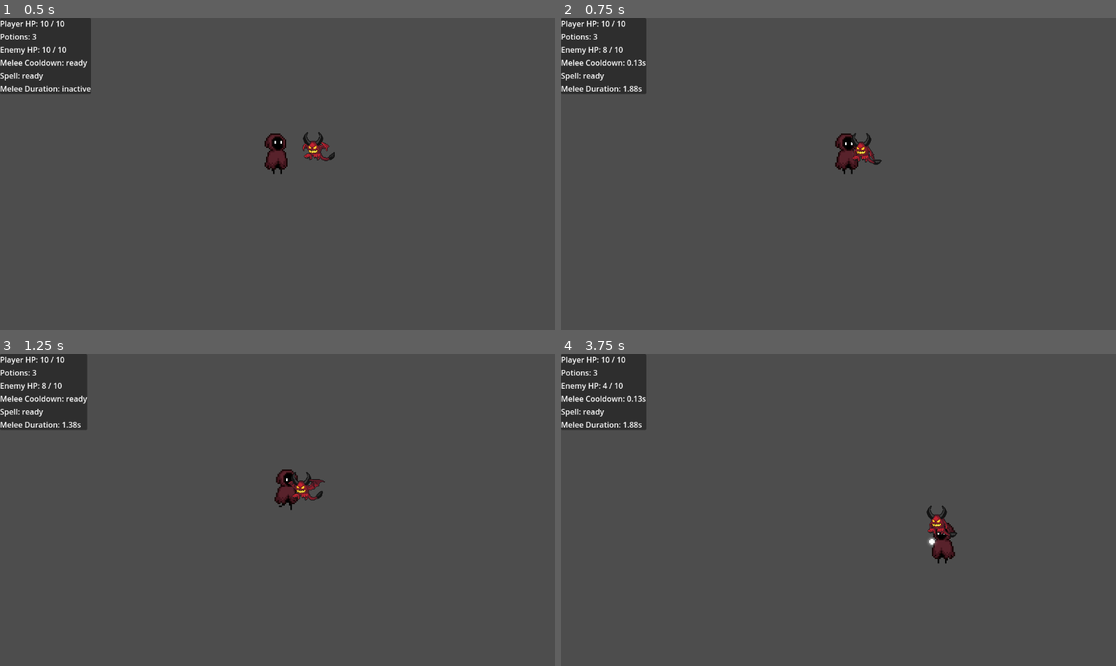
Above: before the commit, frames 1-4 (two rows, left to right).
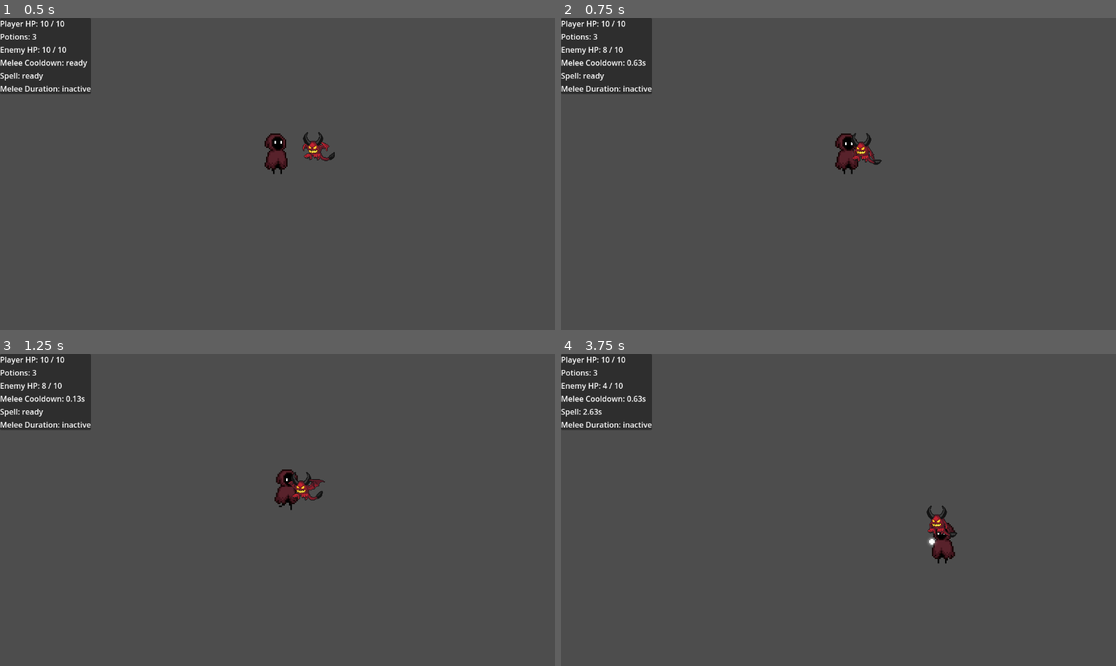
Above: after the commit, the same moments.

Repository: Benji4021/Descent
Game: Godot game, scene res://Scenes/test-scene.tscn
Two runs of this game, one before a commit and one after it. Both use one fixed random seed, a clock stepped at 60 frames per second and the inputs below.
Inputs (mouse positions are in pixels of both pictures, inside the frame that each line leads up to):
- Up to frame 1 (0.5 s): no input
- Up to frame 2 (0.75 s): move the mouse to (960, 158) at 0.52 s; hold D (right) from 0.53 s (still down); tap J (attack_melee) at 0.6 s
- Up to frame 3 (1.25 s): keep holding D (right)
- Up to frame 4 (3.75 s): move the mouse to (727, 525) at 1.27 s; release D (right) at 1.28 s; hold S (down) 1.28-2.03 s; right-click (727, 525) at 1.35 s; move the mouse to (894, 441) at 2.02 s; hold D (right) 2.03-2.78 s; hold Shift (shift) 2.03-2.78 s; move the mouse to (810, 572) at 2.77 s; hold W (up) 2.78-3.53 s; tap H (use_heal) at 2.85 s; move the mouse to (1005, 556) at 3.52 s; hold A (left) from 3.53 s (still down); tap J (attack_melee) at 3.6 s

Frame 1 is identical in both runs. In frame 2, 0.3% of the frame differs, in the area x 11-17%, y 0-25%; in frame 3, 0.3%; in frame 4, 0.4%, in the area x 4-17%, y 0-25%.

Commit message:
test-scene adjustment

Diff:
--- a/descent/Scenes/test-scene.tscn
+++ b/descent/Scenes/test-scene.tscn
@@ -13,8 +13,9 @@
 
 [node name="Player" parent="." groups=["player"] instance=ExtResource("1_vjmrj")]
 scale = Vector2(3, 3)
+melee_cooldown = 0.75
+melee_active_time = 0.08
 spell_scene = ExtResource("3_w1ukl")
-spell_cooldown = 0.5
 
 [node name="Enemy" parent="." groups=["enemy"] instance=ExtResource("3_qvt3n")]
 position = Vector2(160, -63)
